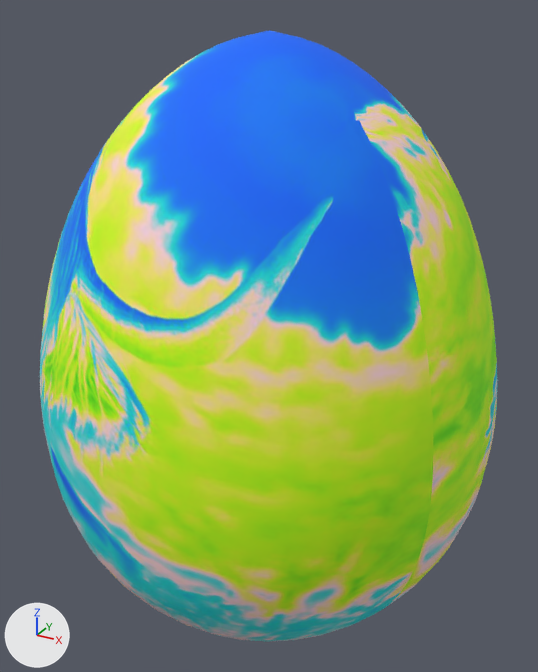
A saved change to the glTF model scroll2/models/3.0/Every.glb.
The view is the same before and after, from a 50 mm lens placed at (1.31, -3.18, 3.82), pointed at (-0.95, 0.92, 1.77). Every picture has the same lights, and +X, +Y and +Z are marked at lower left. Where no turn or scale is listed for an object, it has been applied to the vertices.

In view in the first picture: 'egg'.
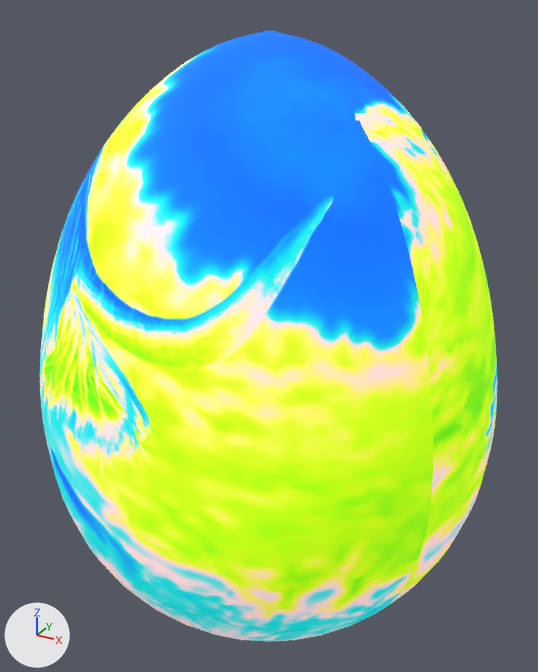
The newer file is also turned or shifted as a whole; pictures and numbers use the older file's frame.

Pixel boxes (x1, y1, x2, y2) of what changed, in the pictures (538 x 672 px):
'egg', surface changed: (40, 30, 497, 642) in both

What changed in the scene script:
```text
Change mat_material_001:
    where n0 = _N.new('ShaderNodeBsdfPrincipled'); n0.name = 'Principled BSDF'
    n0.inputs[2].default_value: 0.83 -> 0.966  # 'Roughness'
    add n0.inputs[28].default_value = 0.5  # 'Emission Strength'
    add n3 = _N.new('ShaderNodeTexImage'); n3.name = 'Image Texture.001'
    add n3.image = img_every_diffuse
    where n2 = _N.new('ShaderNodeTexImage'); n2.name = 'Image Texture'
    remove _L.new(n2.outputs[0], n0.inputs[0])  # 'Color' to 'Base Color'
    add _L.new(n2.outputs[0], n0.inputs[27])  # 'Color' to 'Emission Color'
    add _L.new(n3.outputs[0], n0.inputs[0])  # 'Color' to 'Base Color'
```
